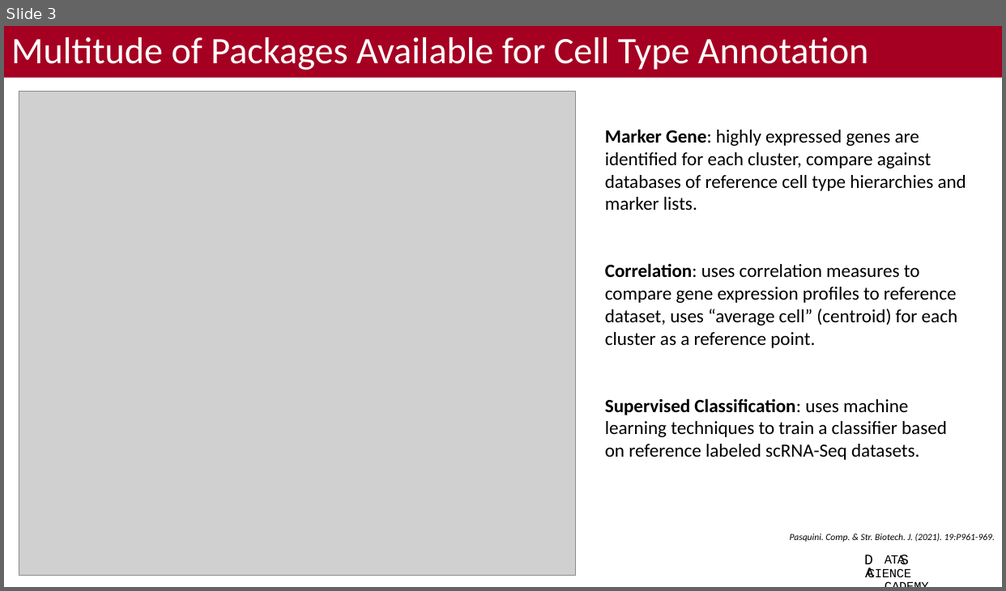
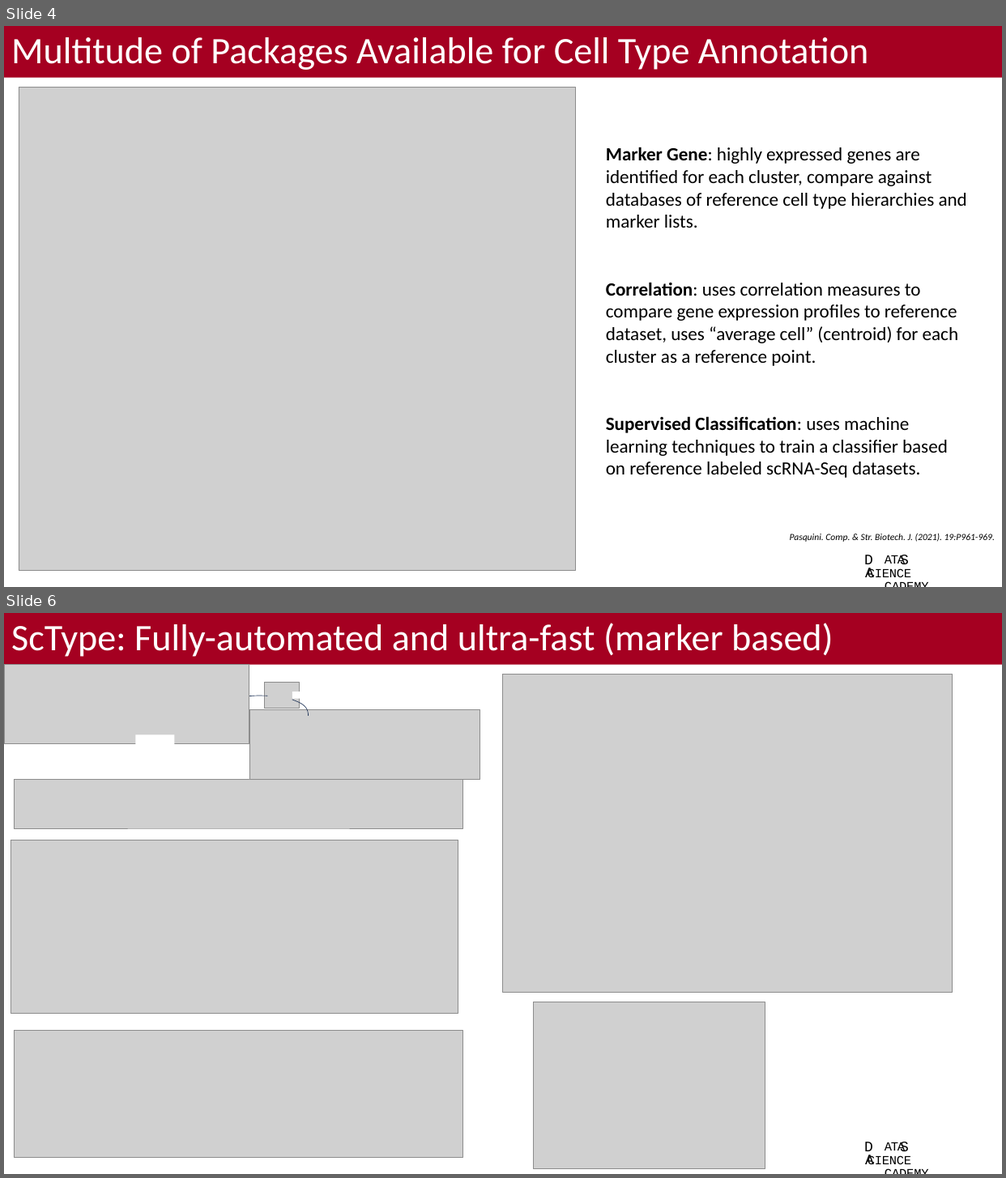
Before and after one commit to bacorli2/scrna_workshop, a slide deck: M4_Seurat_CellType/M5_Seurat_CellType.pptx. Shown one above the other, each under a label of ours: slide 3 before the commit, slides 4 and 6 after it; the slides between them are not shown. The pictures are 1006x591 and 1006x1178 pixels, drawn with LibreOffice and Linux fonts; fonts in the diff are those of the drawing; grey boxes stand for pictures; background and template pictures are left out. Boxes give left, top, right and bottom in pixels: in the first picture for what was removed or moved away, otherwise in the second. Text is boxed around its words. In the diff, an @@ line names an element or a change of style, - is before the commit and + after.

```diff
--- a/M4_Seurat_CellType/M5_Seurat_CellType.pptx
+++ b/M4_Seurat_CellType/M5_Seurat_CellType.pptx
@@ slide 6 added at (4, 613, 1002, 1174), background #FFFFFF; not listed: 4 template elements that a slide beside it also shows @@
@@ title added at (4, 613, 1002, 665), fill #A50021, 36 pt, text #FFFFFF @@
+ScType: Fully-automated and ultra-fast (marker based)
@@ picture added at (4, 665, 249, 744) @@
@@ picture added at (265, 682, 299, 708) @@
@@ picture added at (503, 675, 953, 993) @@
@@ freeform shape added at (243, 696, 267, 697), outline #1E3256 0.5 pt @@
@@ picture added at (249, 709, 480, 780) @@
@@ rectangle added at (292, 692, 302, 698), fill #FFFFFF @@
@@ freeform shape added at (292, 700, 309, 717), outline #1E3256 0.5 pt @@
@@ rectangle added at (136, 735, 175, 749), fill #FFFFFF @@
@@ picture added at (15, 780, 463, 828) @@
@@ picture added at (10, 840, 458, 1013) @@
@@ picture added at (534, 1003, 765, 1169) @@
@@ picture added at (15, 1031, 463, 1158) @@
@@ what was slide 3 is now slide 4 @@
@@ slide 4 changed as well @@
@@ picture: place and size @@
-picture at (19, 92, 575, 576)
+picture at (19, 87, 575, 571)
@@ text "Marker Gene: highly expressed genes ...": place and size @@
-text "Marker Gene: highly expressed genes ..." at (605, 129, 966, 460)
+text "Marker Gene: highly expressed genes ..." at (606, 147, 967, 478)
```
Also in this commit, not shown: 3 other slides changed, 1 other slide added, 1 other file.
